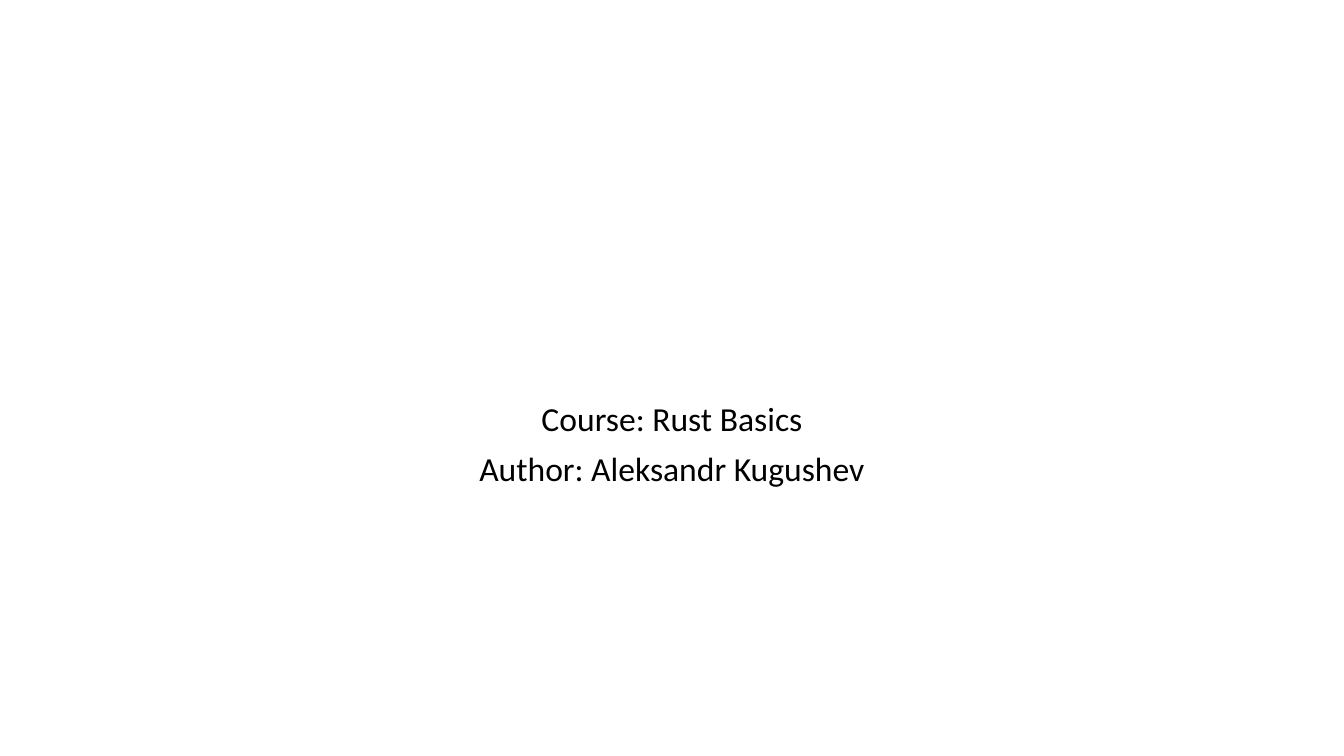
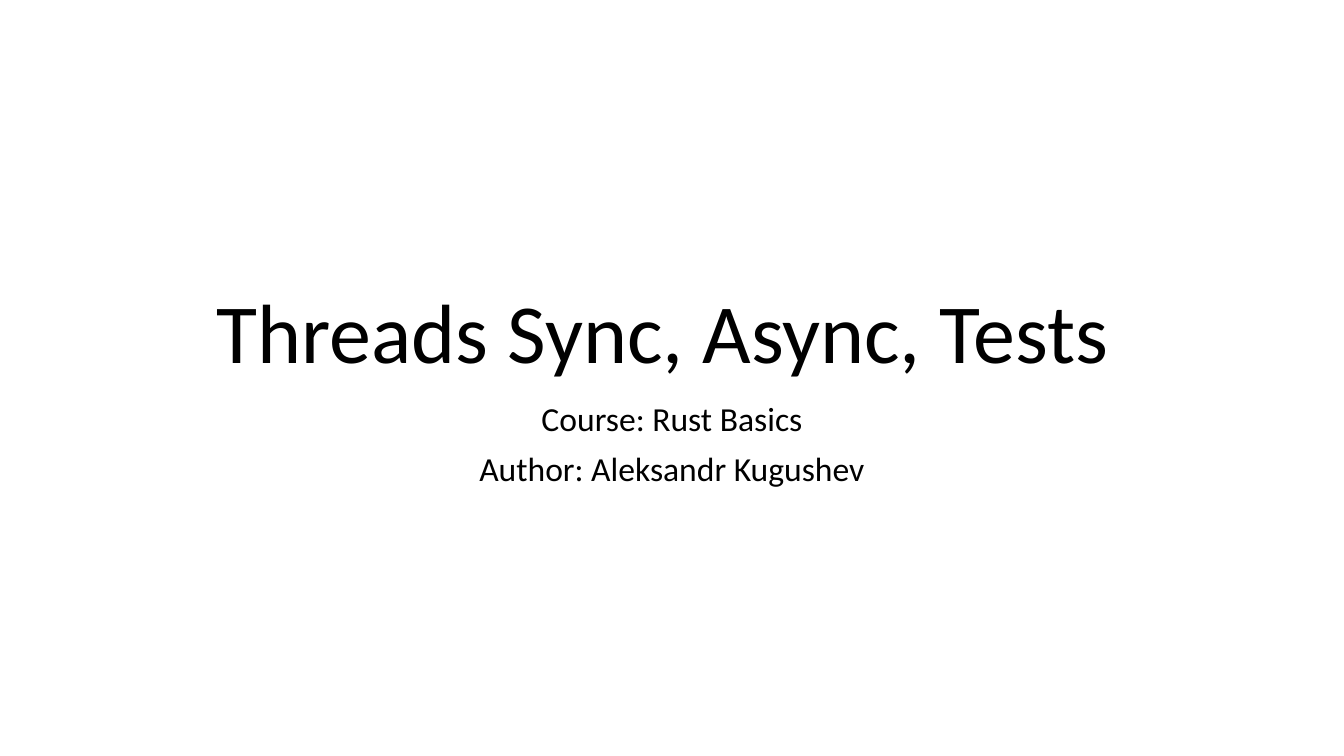
Before and after one commit to kugushev/course-rust-basics, a slide deck: slide 1 of src/12-Async/12-Async&Tests.pptx. Drawn at 1344x756 pixels with LibreOffice and Linux fonts; fonts in the diff are those of the drawing. Boxes give left, top, right and bottom in pixels: in the first picture for what was removed or moved away, otherwise in the second. Text is boxed around its words. In the diff, an @@ line names an element or a change of style, - is before the commit and + after.

Commit message:
async/await lecture

```diff
--- a/src/12-Async/12-Async&Tests.pptx
+++ b/src/12-Async/12-Async&Tests.pptx
@@ title added at (x1=216, y1=304, x2=1108, y2=377), 60 pt, text #000000 @@
+Threads Sync, Async, Tests
```
Also in this commit, not shown: 26 slides added, 2 slides removed, 1 other file.
